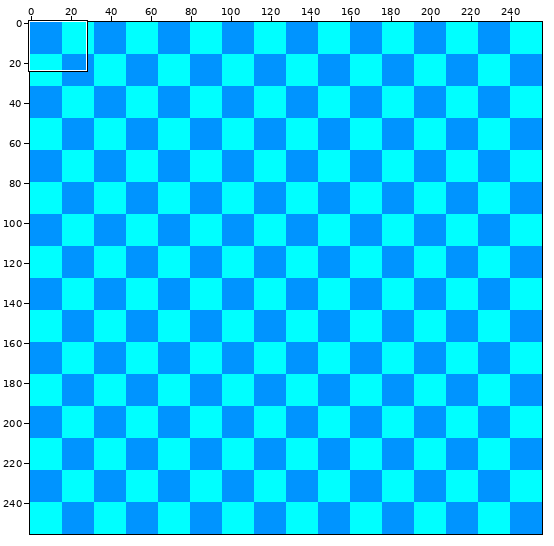
Sprite sheet: resource/Item Textures/Tools.png. Above, an overview of the earlier version with the close-up marked.
Close-up. Before the commit:
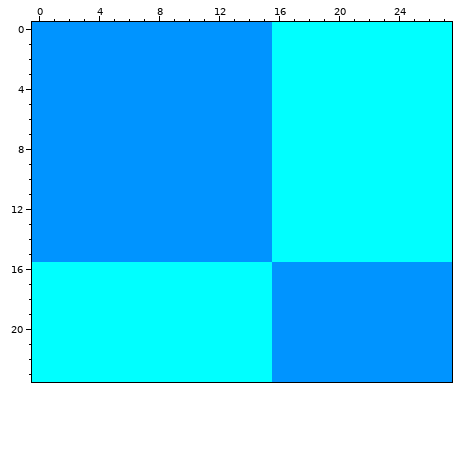
The file is 256x256 pixels. Colours within 5 levels of each other are drawn and written as one. Shown: x 0..27, y 0..23.
New version:
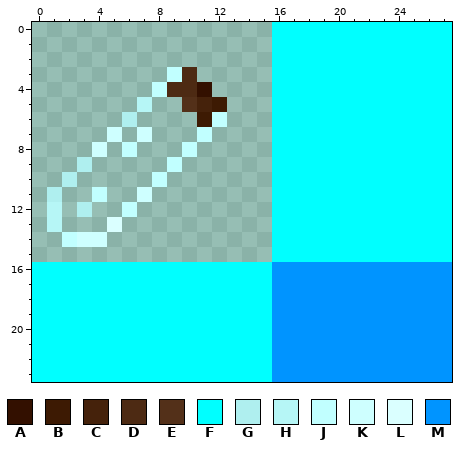
Palette (. is transparent): A #331000  B #3d1a03  C #45220b  D #4d2a13  E #533019  F #00ffff  G #afefef  H #b6f6f6  J #c1ffff  K #ceffff  L #daffff  M #0094ff
What changed:
The author changed colour M to colour A in row 4 at x 11.
The author changed colour M to colour B in row 5 at x 12; in row 6 at x 11.
The author changed colour M to colour C in row 5 at x 11.
The author changed colour M to colour D in row 3 at x 10; in row 4 at x 9 to 10.
The author changed colour M to colour E in row 5 at x 10.
The author changed colour M to colour G in row 6 at x 6; in row 9 at x 3; in row 10 at x 2; in row 11 at x 1; in row 12 at x 3.
The author changed colour M to colour H in row 5 at x 7; in rows 12 to 13 at x 1.
The author changed colour M to colour J in row 3 at x 9; in row 4 at x 8; in row 6 at x 12; in row 7 at x 11; in row 8 at x 6 and 10; in row 9 at x 9.
The author changed colour M to colour J in row 10 at x 8; in row 11 at x 4; in row 12 at x 6; in row 14 at x 2.
The author changed colour M to colour K in row 7 at x 5 and 7; in row 8 at x 4; in row 11 at x 7; in row 14 at x 3 to 4.
The author changed colour M to colour L in row 13 at x 5.
The edit erases colour M in rows 0 to 2 at x 0 to 15; in row 3 at x 0 to 8 and 11 to 15; in row 4 at x 0 to 7 and 12 to 15; in row 5 at x 0 to 6, 8 to 9 and 13 to 15; in row 6 at x 0 to 5, 7 to 10 and 13 to 15; in row 7 at x 0 to 4, 6, 8 to 10 and 12 to 15.
The edit erases colour M in row 8 at x 0 to 3, 5, 7 to 9 and 11 to 15; in row 9 at x 0 to 2, 4 to 8 and 10 to 15; in row 10 at x 0 to 1, 3 to 7 and 9 to 15; in row 11 at x 0, 2 to 3, 5 to 6 and 8 to 15; in row 12 at x 0, 2, 4 to 5 and 7 to 15; in row 13 at x 0, 2 to 4 and 6 to 15.
The edit erases colour M in row 14 at x 0 to 1 and 5 to 15; in row 15 at x 0 to 15.
Boxes around the changes in both close-ups, in picture pixels (x1, y1, x2, y2):
changed: (32, 22, 272, 262)
